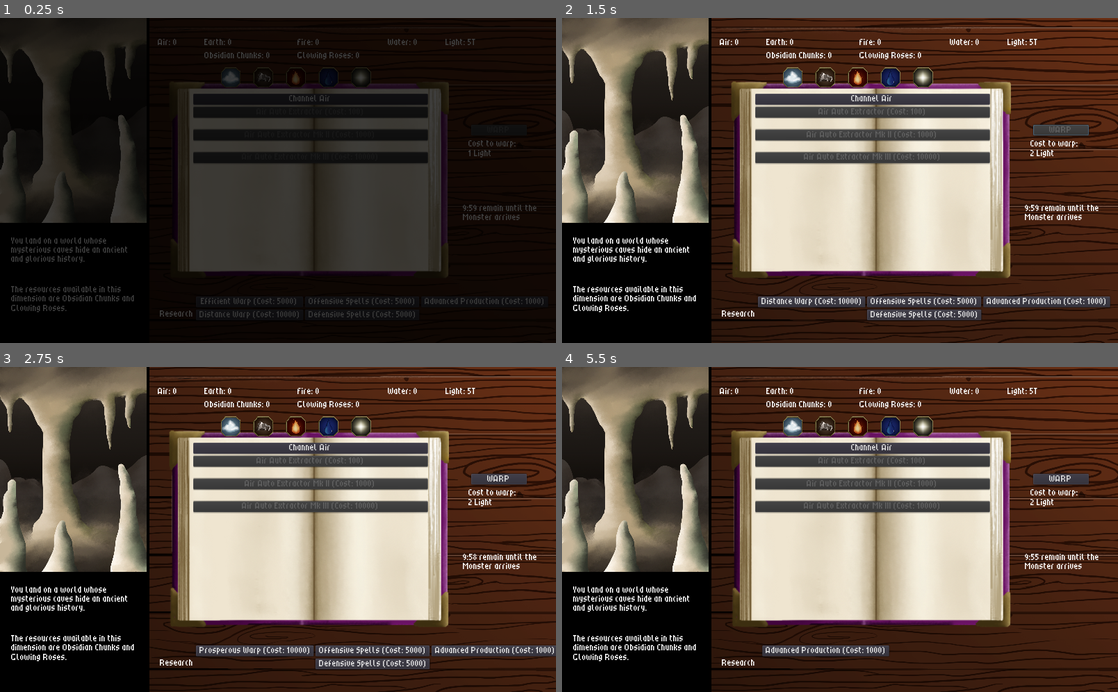
Above: before the commit, frames 1-4 (two rows, left to right).
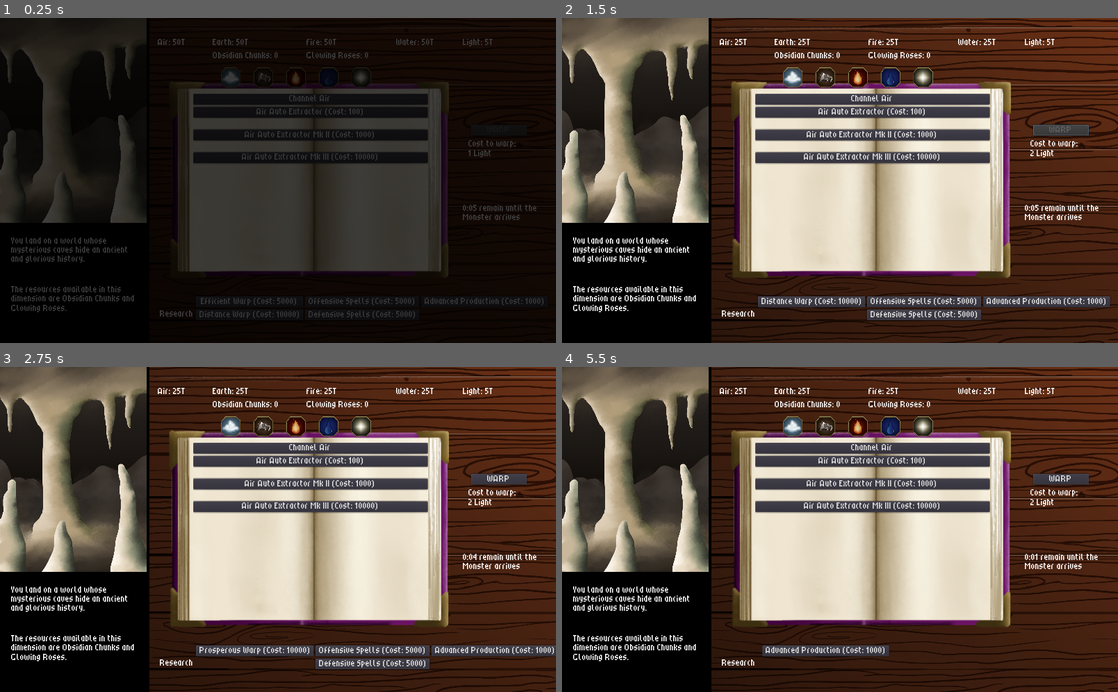
Above: after the commit, the same moments.

Repository: Kevin-Mortimer-19/Spellwarp
Game: Godot game, scene res://Scenes/Dimension.tscn
Two runs of this game, one before a commit and one after it. Both use one fixed random seed, a clock stepped at 60 frames per second and the inputs below.
Inputs:
- Up to frame 1 (0.25 s): no input
- Up to frame 2 (1.5 s): click "Efficient Warp (Cost: 5000)" at 0.5 s; click "WARP" at 1.25 s
- Up to frame 3 (2.75 s): click "Distance Warp (Cost: 10000)" at 2 s
- Up to frame 4 (5.5 s): click "Prosperous Warp (Cost: 10000)" at 2.75 s; click "Offensive Spells (Cost: 5000)" at 3.5 s; click "Defensive Spells (Cost: 5000)" at 4.25 s; click "Efficient Spells (Cost: 20000)" at 5 s

The runs differ from the first frame. In frame 1, 0.8% of the frame differs, in the area x 31-89%, y 6-60%; in frame 2, 1.2%; in frame 3, 1.2%; in frame 4, 1.4%, in the area x 31-97%, y 6-60%.

Commit message:
MAOR
sounds sounds sounds

Diff:
--- a/Scenes/Dimension.tscn
+++ b/Scenes/Dimension.tscn
@@ -225,7 +225,6 @@
 theme = ExtResource( 8 )
 
 [node name="Air" type="ScrollContainer" parent="TabContainer"]
-visible = false
 anchor_right = 1.0
 anchor_bottom = 1.0
 margin_left = 4.0
@@ -235,7 +234,7 @@
 
 [node name="AirList" type="VBoxContainer" parent="TabContainer/Air"]
 margin_right = 432.0
-margin_bottom = 422.0
+margin_bottom = 506.0
 rect_min_size = Vector2( 432, 0 )
 
 [node name="Button1" type="Button" parent="TabContainer/Air/AirList"]
@@ -266,140 +265,141 @@
 align = 1
 
 [node name="Passive02" type="Button" parent="TabContainer/Air/AirList" groups=["auto"]]
-margin_top = 48.0
-margin_right = 432.0
-margin_bottom = 68.0
+margin_top = 90.0
+margin_right = 432.0
+margin_bottom = 110.0
 hint_tooltip = "Construct a rudimentary machine to extract elemental energy from the plane automatically."
 
 [node name="Timer" type="Timer" parent="TabContainer/Air/AirList/Passive02"]
 
 [node name="Label02" type="Label" parent="TabContainer/Air/AirList" groups=["auto"]]
-margin_top = 72.0
-margin_right = 432.0
-margin_bottom = 86.0
+margin_top = 114.0
+margin_right = 432.0
+margin_bottom = 128.0
 align = 1
 
 [node name="Passive03" type="Button" parent="TabContainer/Air/AirList" groups=["auto"]]
-margin_top = 48.0
-margin_right = 432.0
-margin_bottom = 68.0
+margin_top = 132.0
+margin_right = 432.0
+margin_bottom = 152.0
 hint_tooltip = "Construct a rudimentary machine to extract elemental energy from the plane automatically."
 
 [node name="Timer" type="Timer" parent="TabContainer/Air/AirList/Passive03"]
 
 [node name="Label03" type="Label" parent="TabContainer/Air/AirList" groups=["auto"]]
-margin_top = 72.0
-margin_right = 432.0
-margin_bottom = 86.0
+margin_top = 156.0
+margin_right = 432.0
+margin_bottom = 170.0
 align = 1
 
 [node name="Passive1" type="Button" parent="TabContainer/Air/AirList" groups=["air", "passive_button"]]
-margin_top = 90.0
-margin_right = 432.0
-margin_bottom = 110.0
+margin_top = 174.0
+margin_right = 432.0
+margin_bottom = 194.0
 hint_tooltip = "Enlist some of the plane's floaty denizens to aid you in bottling puffs of clouds."
 
 [node name="Timer" type="Timer" parent="TabContainer/Air/AirList/Passive1"]
 
 [node name="Label1" type="Label" parent="TabContainer/Air/AirList" groups=["air"]]
-margin_top = 114.0
-margin_right = 432.0
-margin_bottom = 128.0
+margin_top = 198.0
+margin_right = 432.0
+margin_bottom = 212.0
 align = 1
 
 [node name="Passive2" type="Button" parent="TabContainer/Air/AirList" groups=["air", "passive_button"]]
-margin_top = 132.0
-margin_right = 432.0
-margin_bottom = 152.0
+margin_top = 216.0
+margin_right = 432.0
+margin_bottom = 236.0
 hint_tooltip = "Build a device to squeeze the bottled clouds into air magic."
 
 [node name="Timer" type="Timer" parent="TabContainer/Air/AirList/Passive2"]
 
 [node name="Label2" type="Label" parent="TabContainer/Air/AirList" groups=["air"]]
-margin_top = 156.0
-margin_right = 432.0
-margin_bottom = 170.0
+margin_top = 240.0
+margin_right = 432.0
+margin_bottom = 254.0
 align = 1
 
 [node name="Passive3" type="Button" parent="TabContainer/Air/AirList" groups=["air", "passive_button"]]
-margin_top = 174.0
-margin_right = 432.0
-margin_bottom = 194.0
+margin_top = 258.0
+margin_right = 432.0
+margin_bottom = 278.0
 
 [node name="Timer" type="Timer" parent="TabContainer/Air/AirList/Passive3"]
 
 [node name="Label3" type="Label" parent="TabContainer/Air/AirList" groups=["air"]]
-margin_top = 198.0
-margin_right = 432.0
-margin_bottom = 212.0
+margin_top = 282.0
+margin_right = 432.0
+margin_bottom = 296.0
 align = 1
 
 [node name="Passive4" type="Button" parent="TabContainer/Air/AirList" groups=["air", "passive_button"]]
-margin_top = 216.0
-margin_right = 432.0
-margin_bottom = 236.0
+margin_top = 300.0
+margin_right = 432.0
+margin_bottom = 320.0
 
 [node name="Timer" type="Timer" parent="TabContainer/Air/AirList/Passive4"]
 
 [node name="Label4" type="Label" parent="TabContainer/Air/AirList" groups=["air"]]
-margin_top = 240.0
-margin_right = 432.0
-margin_bottom = 254.0
+margin_top = 324.0
+margin_right = 432.0
+margin_bottom = 338.0
 align = 1
 
 [node name="Passive5" type="Button" parent="TabContainer/Air/AirList" groups=["advanced", "air", "passive_button"]]
-margin_top = 258.0
-margin_right = 432.0
-margin_bottom = 278.0
+margin_top = 342.0
+margin_right = 432.0
+margin_bottom = 362.0
 
 [node name="Timer" type="Timer" parent="TabContainer/Air/AirList/Passive5"]
 
 [node name="Label5" type="Label" parent="TabContainer/Air/AirList" groups=["advanced", "air"]]
-margin_top = 282.0
-margin_right = 432.0
-margin_bottom = 296.0
+margin_top = 366.0
+margin_right = 432.0
+margin_bottom = 380.0
 align = 1
 
 [node name="Passive6" type="Button" parent="TabContainer/Air/AirList" groups=["advanced", "air", "passive_button"]]
-margin_top = 300.0
-margin_right = 432.0
-margin_bottom = 320.0
+margin_top = 384.0
+margin_right = 432.0
+margin_bottom = 404.0
 
 [node name="Timer" type="Timer" parent="TabContainer/Air/AirList/Passive6"]
 
 [node name="Label6" type="Label" parent="TabContainer/Air/AirList" groups=["advanced", "air"]]
-margin_top = 324.0
-margin_right = 432.0
-margin_bottom = 338.0
+margin_top = 408.0
+margin_right = 432.0
+margin_bottom = 422.0
 align = 1
 
 [node name="Passive7" type="Button" parent="TabContainer/Air/AirList" groups=["advanced", "air", "passive_button"]]
-margin_top = 342.0
-margin_right = 432.0
-margin_bottom = 362.0
+margin_top = 426.0
+margin_right = 432.0
+margin_bottom = 446.0
 
 [node name="Timer" type="Timer" parent="TabContainer/Air/AirList/Passive7"]
 
 [node name="Label7" type="Label" parent="TabContainer/Air/AirList" groups=["advanced", "air"]]
-margin_top = 366.0
-margin_right = 432.0
-margin_bottom = 380.0
+margin_top = 450.0
+margin_right = 432.0
+margin_bottom = 464.0
 align = 1
 
 [node name="Passive8" type="Button" parent="TabContainer/Air/AirList" groups=["advanced", "air", "passive_button"]]
-margin_top = 384.0
-margin_right = 432.0
-margin_bottom = 404.0
+margin_top = 468.0
+margin_right = 432.0
+margin_bottom = 488.0
 
 [node name="Timer" type="Timer" parent="TabContainer/Air/AirList/Passive8"]
 
 [node name="Label8" type="Label" parent="TabContainer/Air/AirList" groups=["advanced", "air"]]
-margin_top = 408.0
-margin_right = 432.0
-margin_bottom = 422.0
+margin_top = 492.0
+margin_right = 432.0
+margin_bottom = 506.0
 align = 1
 
 [node name="Earth" type="ScrollContainer" parent="TabContainer"]
+visible = false
 anchor_right = 1.0
 anchor_bottom = 1.0
 margin_left = 4.0
@@ -584,7 +584,7 @@
 
 [node name="FireList" type="VBoxContainer" parent="TabContainer/Fire"]
 margin_right = 432.0
-margin_bottom = 422.0
+margin_bottom = 506.0
 rect_min_size = Vector2( 432, 0 )
 
 [node name="Button1" type="Button" parent="TabContainer/Fire/FireList"]
@@ -759,7 +759,7 @@
 
 [node name="WaterList" type="VBoxContainer" parent="TabContainer/Water"]
 margin_right = 432.0
-margin_bottom = 422.0
+margin_bottom = 506.0
 rect_min_size = Vector2( 432, 0 )
 
 [node name="Button1" type="Button" parent="TabContainer/Water/WaterList"]
--- a/Scripts/BigScript.gd
+++ b/Scripts/BigScript.gd
@@ -243,6 +243,9 @@
 func _on_warp_button_pressed():
 	if light_count >= warp_cost:
 		add_element(-1 * warp_cost, list.RES.LIGHT)
+		SoundPlayer.play_sound(SoundPlayer.WARPSOUND1)
+		SoundPlayer.play_sound(SoundPlayer.WARPSOUND2)
+		SoundPlayer.play_sound(SoundPlayer.WARPSOUND3)
 		warp()
 
 func _on_warp_timer_timeout():
--- a/Scripts/BossFight.gd
+++ b/Scripts/BossFight.gd
@@ -126,6 +126,7 @@
 			var difference = StoredEnergy.air - AIR
 			if difference > 0:
 				StoredEnergy.air = difference
+				SoundPlayer.play_sound(SoundPlayer.AIRSPELL)
 				next_turn(true)
 			else:
 				next_turn(false)
@@ -133,6 +134,7 @@
 			var difference = StoredEnergy.earth - EARTH
 			if difference > 0:
 				StoredEnergy.earth = difference
+				SoundPlayer.play_sound(SoundPlayer.EARTHSPELL)
 				next_turn(true)
 			else:
 				next_turn(false)
@@ -140,6 +142,7 @@
 			var difference = StoredEnergy.fire - FIRE
 			if difference > 0:
 				StoredEnergy.fire = difference
+				SoundPlayer.play_sound(SoundPlayer.FIRESPELL)
 				next_turn(true)
 			else:
 				next_turn(false)
@@ -147,6 +150,7 @@
 			var difference = StoredEnergy.water - WATER
 			if difference > 0:
 				StoredEnergy.water = difference
+				SoundPlayer.play_sound(SoundPlayer.WATERSPELL)
 				next_turn(true)
 			else:
 				next_turn(false)
@@ -155,6 +159,8 @@
 	if final_turn:
 		var difference = StoredEnergy.light - DARK
 		if difference > 0:
+			SoundPlayer.play_sound(SoundPlayer.LIGHTSPELL1)
+			SoundPlayer.play_sound(SoundPlayer.LIGHTSPELL2)
 			victory()
 		else:
 			game_over()
@@ -164,6 +170,8 @@
 				var difference = StoredEnergy.light - AIR
 				if difference > 0:
 					StoredEnergy.light = difference
+					SoundPlayer.play_sound(SoundPlayer.LIGHTSPELL1)
+					SoundPlayer.play_sound(SoundPlayer.LIGHTSPELL2)
 					next_turn(true)
 				else:
 					next_turn(false)
@@ -171,6 +179,8 @@
 				var difference = StoredEnergy.light - EARTH
 				if difference > 0:
 					StoredEnergy.light = difference
+					SoundPlayer.play_sound(SoundPlayer.LIGHTSPELL1)
+					SoundPlayer.play_sound(SoundPlayer.LIGHTSPELL2)
 					next_turn(true)
 				else:
 					next_turn(false)
@@ -178,6 +188,8 @@
 				var difference = StoredEnergy.light - FIRE
 				if difference > 0:
 					StoredEnergy.light = difference
+					SoundPlayer.play_sound(SoundPlayer.LIGHTSPELL1)
+					SoundPlayer.play_sound(SoundPlayer.LIGHTSPELL2)
 					next_turn(true)
 				else:
 					next_turn(false)
@@ -185,6 +197,8 @@
 				var difference = StoredEnergy.light - WATER
 				if difference > 0:
 					StoredEnergy.light = difference
+					SoundPlayer.play_sound(SoundPlayer.LIGHTSPELL1)
+					SoundPlayer.play_sound(SoundPlayer.LIGHTSPELL2)
 					next_turn(true)
 				else:
 					next_turn(false)
@@ -202,6 +216,8 @@
 	LightButton.set_text("The Monster's darkness is no match for your light!")
 
 func game_over():
+	SoundPlayer.play_sound(SoundPlayer.DEATH)
+	SoundPlayer.play_sound(SoundPlayer.NEGATIVE)
 	fade.transition_to("res://Scenes/GAMEOVER.tscn")
 
 func victory():
--- a/Scripts/MidBattleWarp.gd
+++ b/Scripts/MidBattleWarp.gd
@@ -6,4 +6,7 @@
 	StoredEnergy.fire = 0
 	StoredEnergy.water = 0
 	StoredEnergy.light = 0
+	SoundPlayer.play_sound(SoundPlayer.WARPSOUND1)
+	SoundPlayer.play_sound(SoundPlayer.WARPSOUND2)
+	SoundPlayer.play_sound(SoundPlayer.WARPSOUND3)
 	get_tree().change_scene("res://Scenes/Dimension.tscn")
--- a/Scripts/PassiveController.gd
+++ b/Scripts/PassiveController.gd
@@ -334,10 +334,10 @@
 	all_passives.append(water_passive_7)
 	all_passives.append(water_passive_8)
 
-	light_passive_1 = resource_creator.new(50, 1, 1, light_button_1, light_timer_1, light_label_1, "Prism Altar", list.RES.LIGHT, "Construct an apparatus to refract elements into light automatically.")
-	light_passive_2 = resource_creator.new(500, 10, 1, light_button_2, light_timer_2, light_label_2, "Prism Shrine", list.RES.LIGHT, "Construct an apparatus to refract elements into light automatically.")
-	light_passive_3 = resource_creator.new(5000, 100, 1, light_button_3, light_timer_3, light_label_3, "Prism Tower", list.RES.LIGHT, "Construct an apparatus to refract elements into light automatically.")
-	light_passive_4 = resource_creator.new(50000, 1000, 1, light_button_4, light_timer_4, light_label_4, "Prism Satellite", list.RES.LIGHT, "Construct an apparatus to refract elements into light automatically.")
+	light_passive_1 = resource_creator.new(50, 1, 1, light_button_1, light_timer_1, light_label_1, "Prism Altar", list.RES.LIGHT, "Construct a simple arcane apparatus to refract elements into light automatically.")
+	light_passive_2 = resource_creator.new(500, 10, 1, light_button_2, light_timer_2, light_label_2, "Prism Shrine", list.RES.LIGHT, "Construct an advanced arcane apparatus to reform elements into light automatically.")
+	light_passive_3 = resource_creator.new(5000, 100, 1, light_button_3, light_timer_3, light_label_3, "Prism Tower", list.RES.LIGHT, "Construct a grand arcane apparatus to reshape elements into light automatically.")
+	light_passive_4 = resource_creator.new(50000, 1000, 1, light_button_4, light_timer_4, light_label_4, "Prism Satellite", list.RES.LIGHT, "Construct an ultimate arcane apparatus to fuse elements into light automatically.")
 
 	all_passives.append(light_passive_1)
 	all_passives.append(light_passive_2)
--- a/Scripts/SoundPlayer.gd
+++ b/Scripts/SoundPlayer.gd
@@ -26,6 +26,17 @@
 const BOOP1 = preload("res://Sounds/SFX/boop1.wav")
 const BOOP2 = preload("res://Sounds/SFX/boop2.wav")
 const BOOP3 = preload("res://Sounds/SFX/boop3.wav")
+const AIRSPELL = preload("res://Sounds/SFX/windspell.wav")
+const EARTHSPELL = preload("res://Sounds/SFX/earthspell.wav")
+const FIRESPELL = preload("res://Sounds/SFX/firespell.wav")
+const WATERSPELL = preload("res://Sounds/SFX/waterspell.wav")
+const LIGHTSPELL1 = preload("res://Sounds/SFX/lightspell1.wav")
+const LIGHTSPELL2 = preload("res://Sounds/SFX/lightspell2.wav")
+const NEGATIVE = preload("res://Sounds/SFX/negative.wav")
+const DEATH = preload("res://Sounds/SFX/death.wav")
+const WARPSOUND1 = preload("res://Sounds/SFX/warpsound1.mp3")
+const WARPSOUND2 = preload("res://Sounds/SFX/warpsound2.wav")
+const WARPSOUND3 = preload("res://Sounds/SFX/warpsound3.wav")
 
 # categories
 var GREMLINSOUNDS = [GREMLIN1, GREMLIN2, GREMLIN3, GREMLIN4]
@@ -37,6 +48,7 @@
 var UNLOCKSOUNDS = [UNLOCK1, UNLOCK2]
 var PAGETURNSOUNDS = [PAGETURN1, PAGETURN2, PAGETURN3]
 var BOOPSOUNDS = [BOOP1, BOOP2, BOOP3]
+var LIGHTSPELLSOUNDS = [LIGHTSPELL1, LIGHTSPELL2]
 
 # ost
 const TITLESONG = preload("res://Sounds/OST/title.mp3")
--- a/Scripts/StoredEnergy.gd
+++ b/Scripts/StoredEnergy.gd
@@ -1,9 +1,9 @@
 class_name Stored_Energy extends Node
 
-var air: int = 0
-var earth: int = 0
-var fire: int = 0
-var water: int = 0
+var air: int = 50000005000000
+var earth: int = 50000005000000
+var fire: int = 50000005000000
+var water: int = 50000005000000
 var light: int = 5000000500000
 var warp: int = 0
 
--- a/Scripts/TimeLimit.gd
+++ b/Scripts/TimeLimit.gd
@@ -5,7 +5,7 @@
 onready var Fade = get_node("../UI/SceneTransitionRect")
 
 # Time (in seconds) until the monster appears
-var start_time = 600
+var start_time = 6
 
 onready var Display = $Display
 
Not shown, added: Sounds/SFX/death.wav.import
Not shown, added: Sounds/SFX/earthspell.wav.import
Not shown, added: Sounds/SFX/firespell.wav.import
Not shown, added: Sounds/SFX/lightspell1.wav.import
Not shown, added: Sounds/SFX/lightspell2.wav.import
Not shown, added: Sounds/SFX/negative.wav.import
Not shown, added: Sounds/SFX/warpsound1.mp3.import
Not shown, added: Sounds/SFX/warpsound2.wav.import
Not shown, added: Sounds/SFX/warpsound3.wav.import
Not shown, added: Sounds/SFX/waterspell.wav.import
Not shown, added: Sounds/SFX/windspell.wav.import
Not shown, added: Sounds/SFX/death.wav
(and 10 more such lines)
